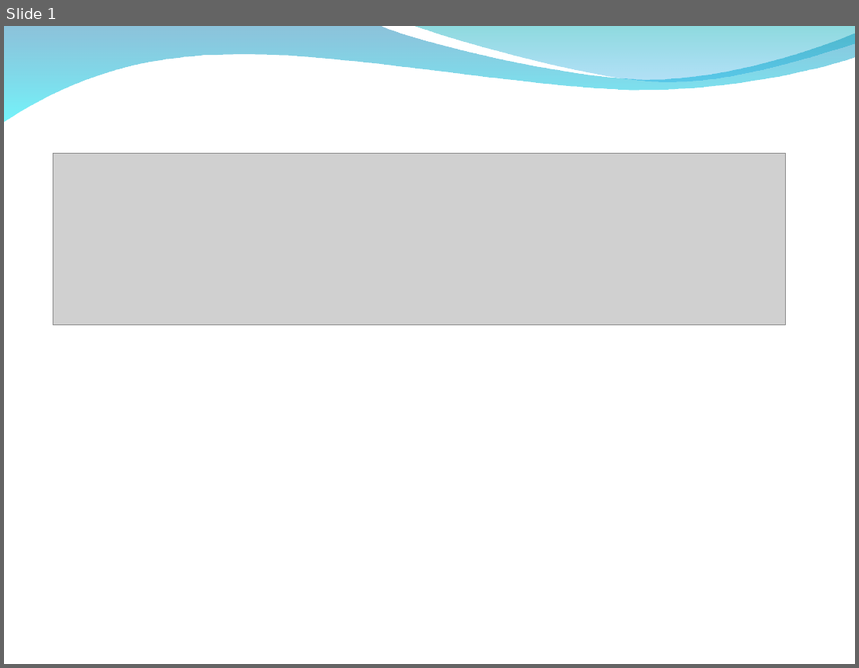
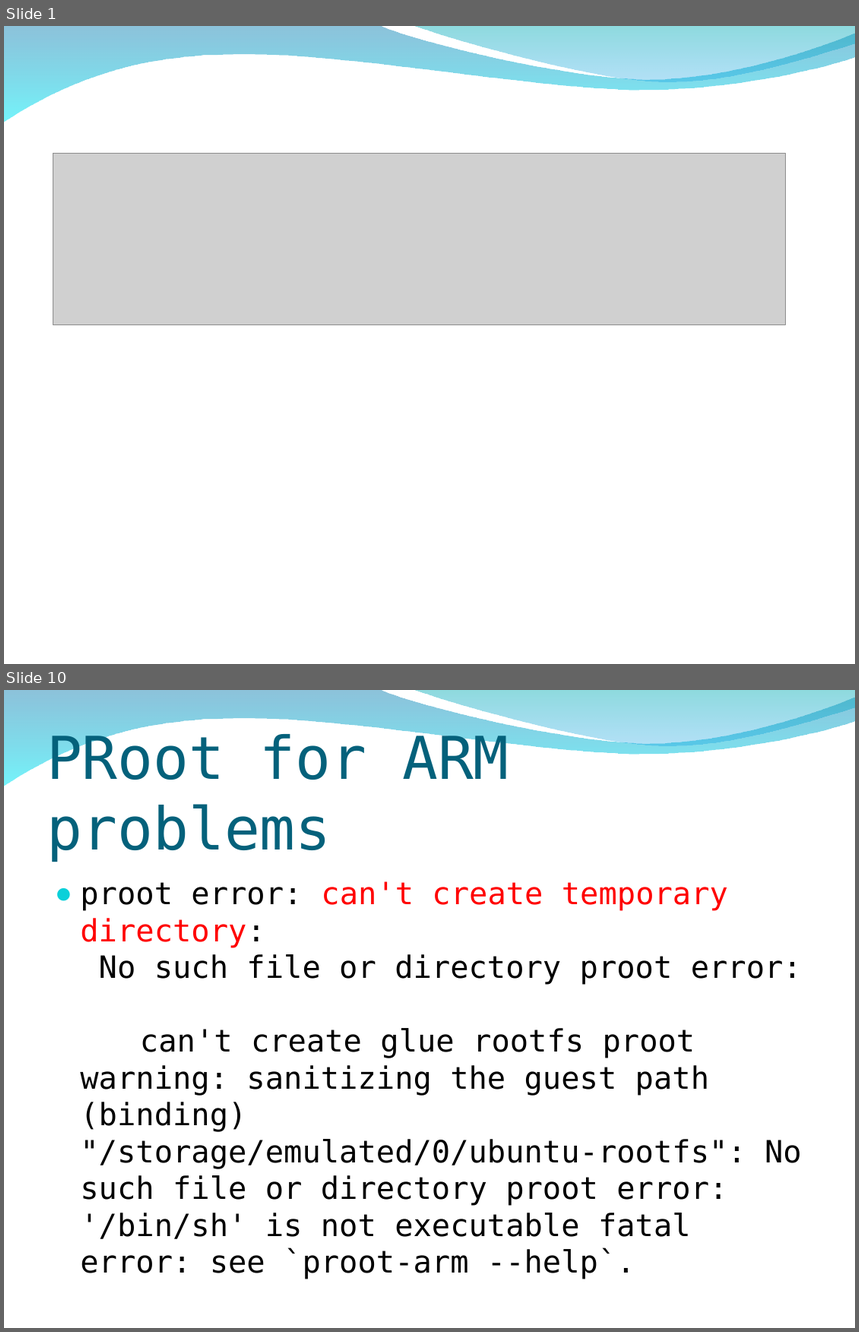
Before and after one commit to peter279k/regular_meeting, a slide deck: Proot.ppt. Shown one above the other, each under a label of ours: slide 1 before the commit, slides 1 and 10 after it; the slides between them are not shown. The pictures are 859x668 and 859x1332 pixels, drawn with LibreOffice and Linux fonts; fonts in the diff are those of the drawing; grey boxes stand for pictures; background and template pictures are left out. Boxes give left, top, right and bottom in pixels: in the first picture for what was removed or moved away, otherwise in the second. Text is boxed around its words. In the diff, an @@ line names an element or a change of style, - is before the commit and + after.

Commit message:
add proot info build 心得與安全性議題

```diff
--- a/Proot.ppt
+++ b/Proot.ppt
@@ slide 10 added at (x1=4, y1=690, x2=855, y2=1328), background picture (left out); not listed: 2 template elements that a slide beside it also shows @@
@@ title added at (x1=47, y1=731, x2=509, y2=862), 50 pt, text #04617B @@
+PRoot for ARM problems
@@ text added at (x1=80, y1=882, x2=802, y2=1280), 26 pt, text #000000 @@
+● proot error: can't create temporary directory:
+  No such file or directory proot error:
+  can't create glue rootfs proot warning: sanitizing the guest path (binding) "/storage/emulated/0/ubuntu-rootfs": No such file or directory proot error: '/bin/sh' is not executable fatal error: see `proot-arm --help`.
```
Also in this commit, not shown: 2 slides changed, 10 other slides added.
